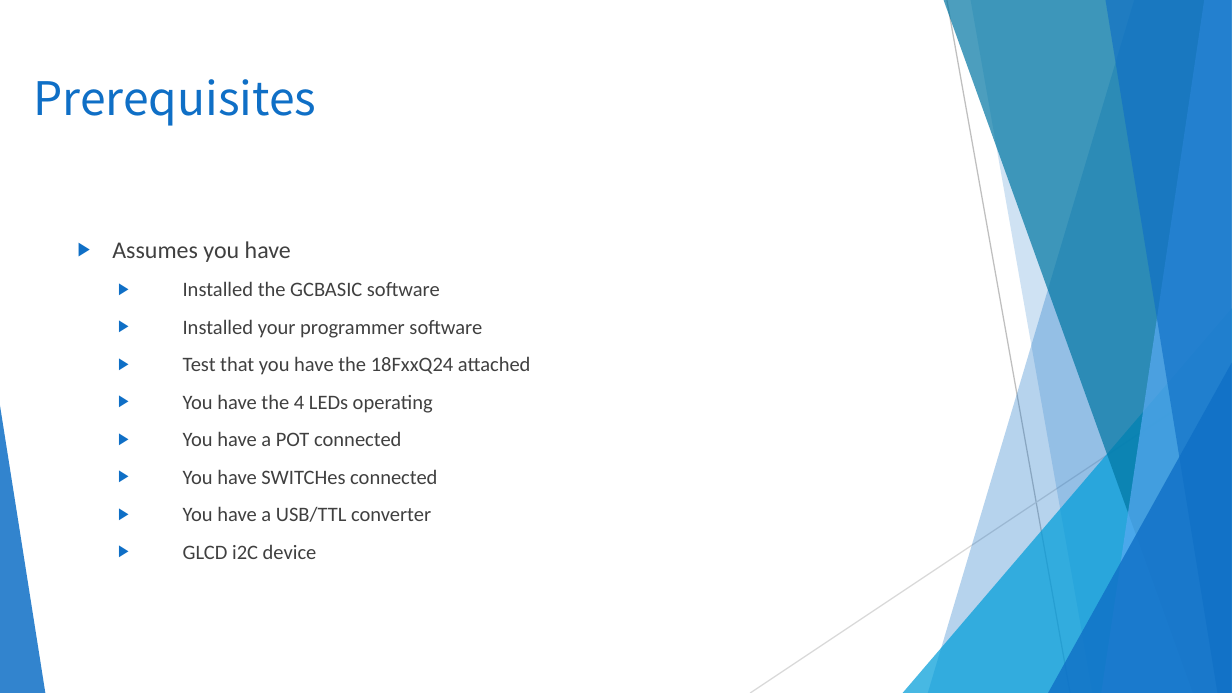
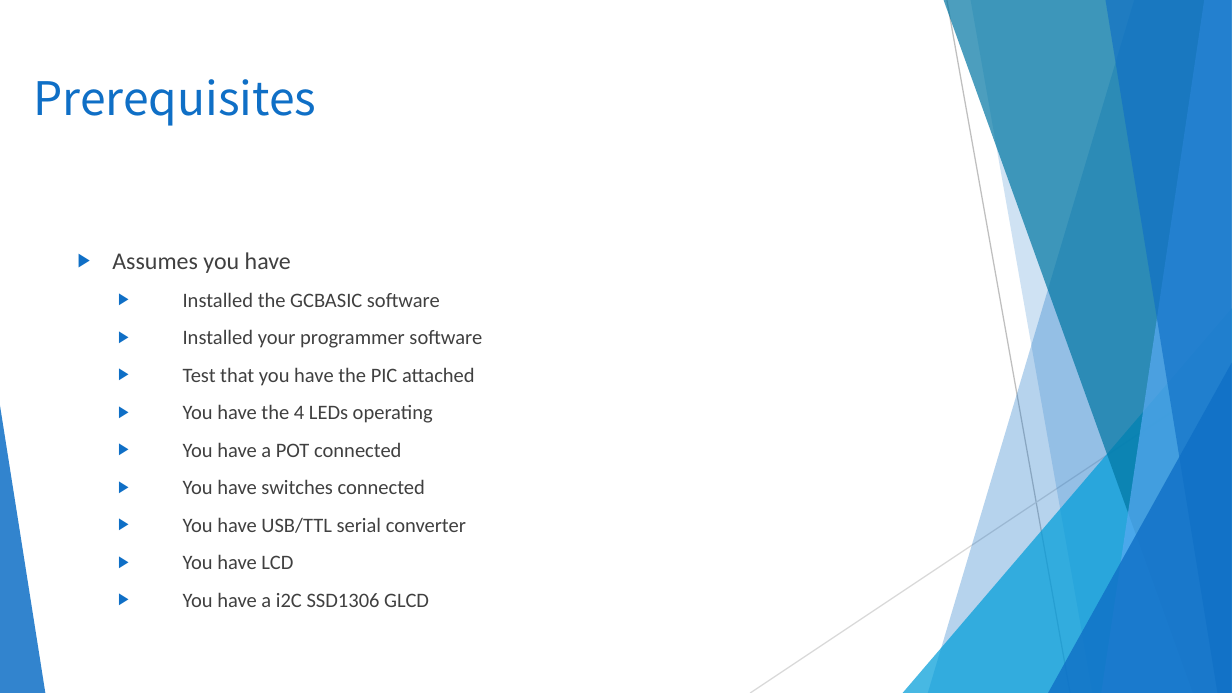
Before and after one commit to GreatCowBASIC/Demonstration_Sources, a slide deck: slide 7 of Vendor_Boards/Microchip_PICDEM 2 plus_board_2010/tutorials/GCBASIC_Part12_GLCD_I2C_demos.pptx. Drawn at 1232x693 pixels with LibreOffice and Linux fonts; fonts in the diff are those of the drawing; background and template pictures are left out. Boxes give left, top, right and bottom in pixels: in the first picture for what was removed or moved away, otherwise in the second. Text is boxed around its words. In the diff, an @@ line names an element or a change of style, - is before the commit and + after.

```diff
--- a/Vendor_Boards/Microchip_PICDEM 2 plus_board_2010/tutorials/GCBASIC_Part12_GLCD_I2C_demos.pptx
+++ b/Vendor_Boards/Microchip_PICDEM 2 plus_board_2010/tutorials/GCBASIC_Part12_GLCD_I2C_demos.pptx
@@ text "Assumes you have": place and size @@
-text "Assumes you have" at (112, 241, 531, 559)
+text "Assumes you have" at (112, 252, 482, 607)
@@ text at (183, 367, 475, 386): text changed @@
-  ▶ Test that you have the 18FxxQ24 attached
+  ▶ Test that you have the PIC attached
@@ text at (183, 479, 466, 607): text changed @@
-  ▶ You have SWITCHes connected
-  ▶ You have a USB/TTL converter
-  ▶ GLCD i2C device
+  ▶ You have switches connected
+  ▶ You have USB/TTL serial converter
+  ▶ You have LCD
+  ▶ You have a i2C SSD1306 GLCD
```
Also in this commit, not shown: 11 other slides changed, 2 slides added, 1 slide removed, 58 other files.
